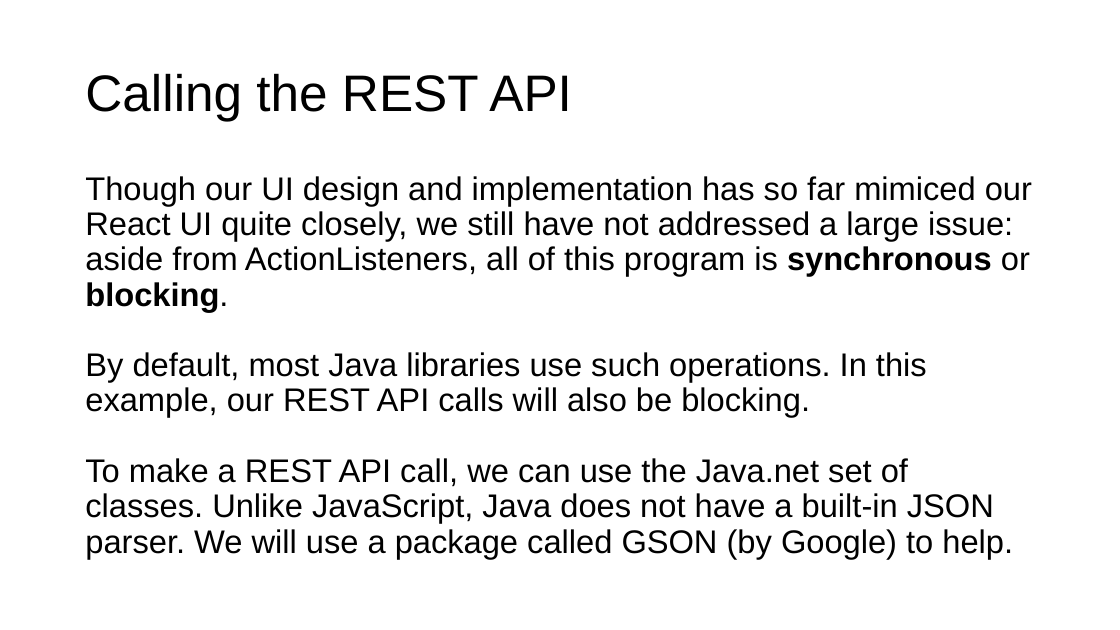
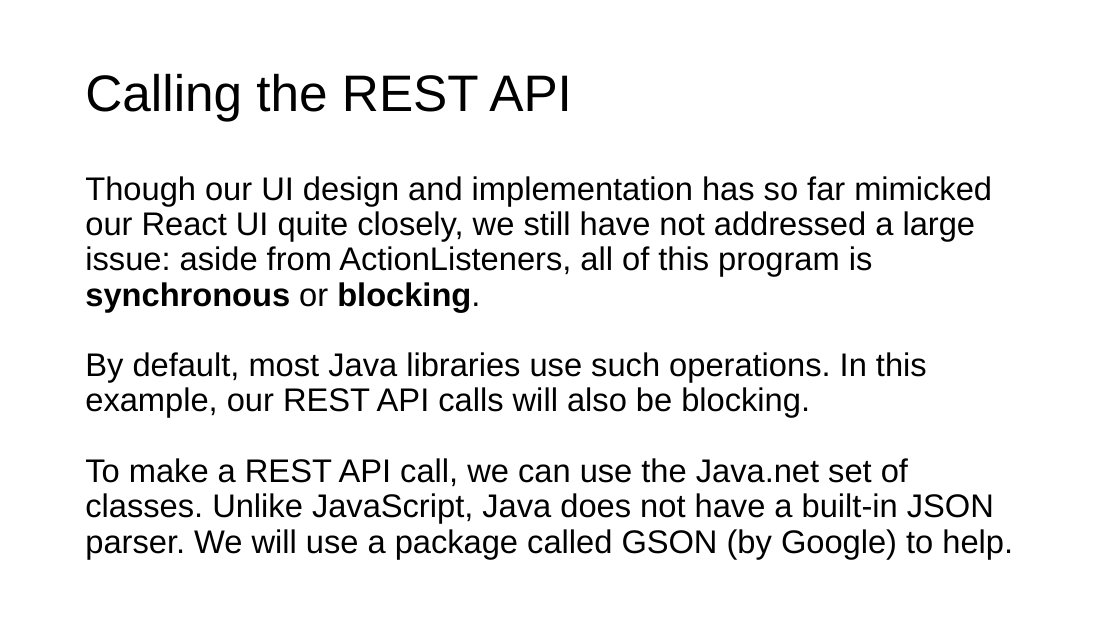
Before and after one commit to ethancjackson/CS2212B-2017, a slide deck: slide 18 of docs/resources/UI Tutorial - Swing.pptx. Drawn at 1120x630 pixels with LibreOffice and Linux fonts; fonts in the diff are those of the drawing. Boxes give left, top, right and bottom in pixels: in the first picture for what was removed or moved away, otherwise in the second. Text is boxed around its words. In the diff, an @@ line names an element or a change of style, - is before the commit and + after.

```diff
--- a/docs/resources/UI Tutorial - Swing.pptx
+++ b/docs/resources/UI Tutorial - Swing.pptx
@@ text at <box>85,176,992,311</box>: text changed @@
-Though our UI design and implementation has so far mimiced our React UI quite closely, we still have not addressed a large issue: aside from ActionListeners, all of this program is synchronous or blocking.
+Though our UI design and implementation has so far mimicked our React UI quite closely, we still have not addressed a large issue: aside from ActionListeners, all of this program is synchronous or blocking.
```
Also in this commit, not shown: 5 other slides changed, 1 other file.
